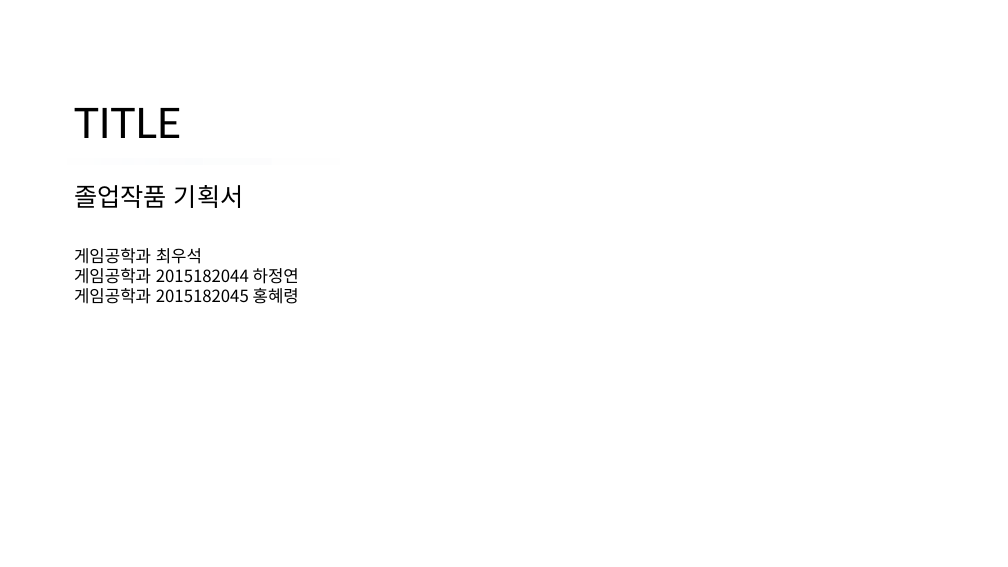
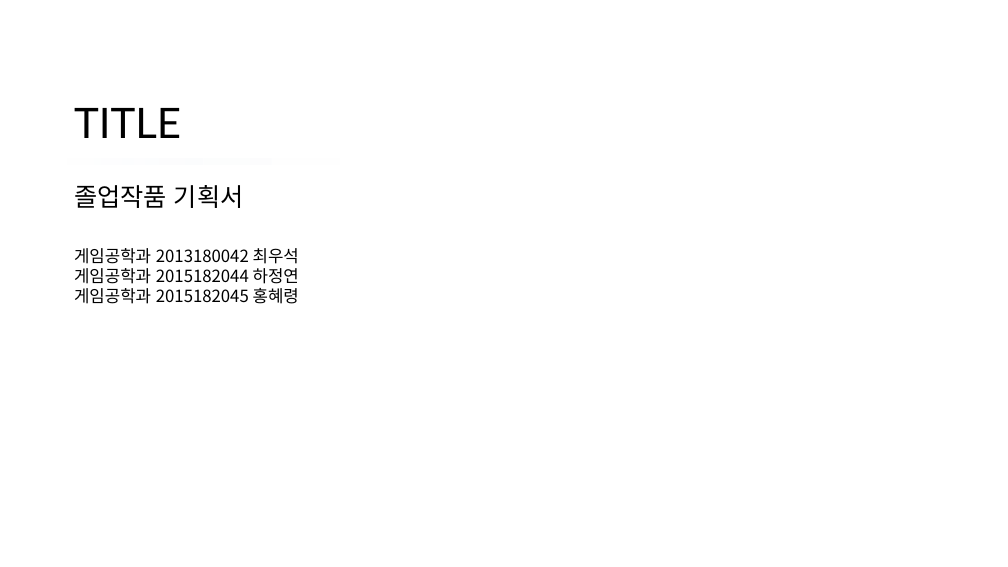
Before and after one commit to hajeongyeon/capstone_design, a slide deck: slide 1 of planning/2017.11.28(Week13).pptx. Drawn at 1008x567 pixels with LibreOffice and Linux fonts; fonts in the diff are those of the drawing; background and template pictures are left out. Boxes give left, top, right and bottom in pixels: in the first picture for what was removed or moved away, otherwise in the second. Text is boxed around its words. In the diff, an @@ line names an element or a change of style, - is before the commit and + after.

```diff
--- a/planning/2017.11.28(Week13).pptx
+++ b/planning/2017.11.28(Week13).pptx
@@ text at (74, 248, 299, 264): text changed @@
-게임공학과 최우석
+게임공학과 2013180042 최우석
```
Also in this commit, not shown: 5 other slides changed, 1 other file.
